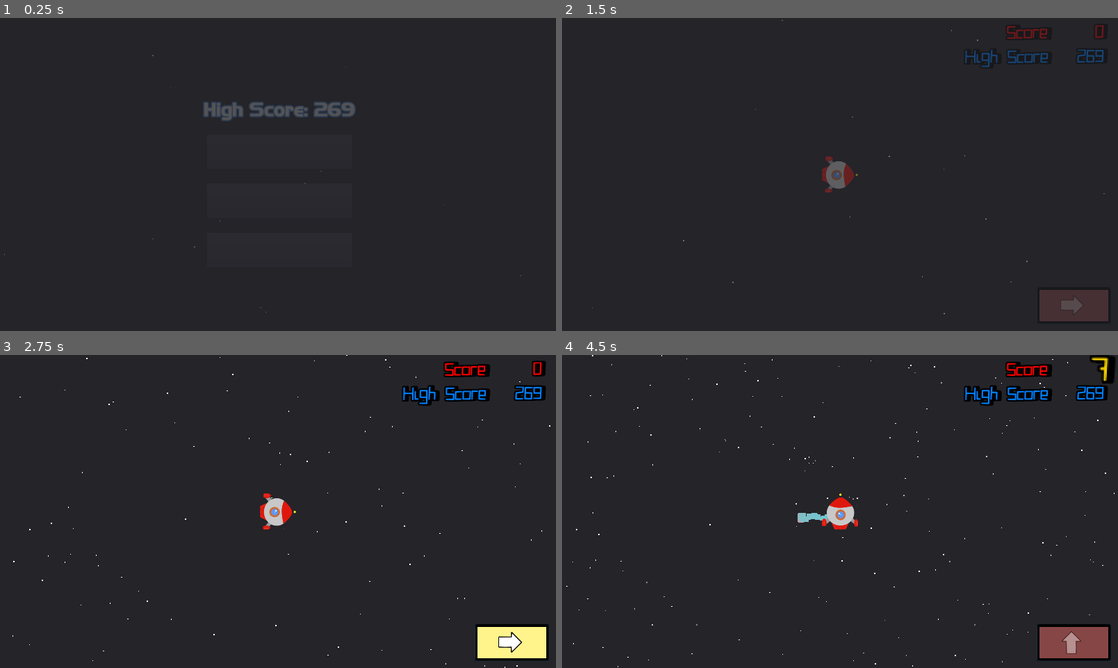
Above: before the commit, frames 1-4 (two rows, left to right).
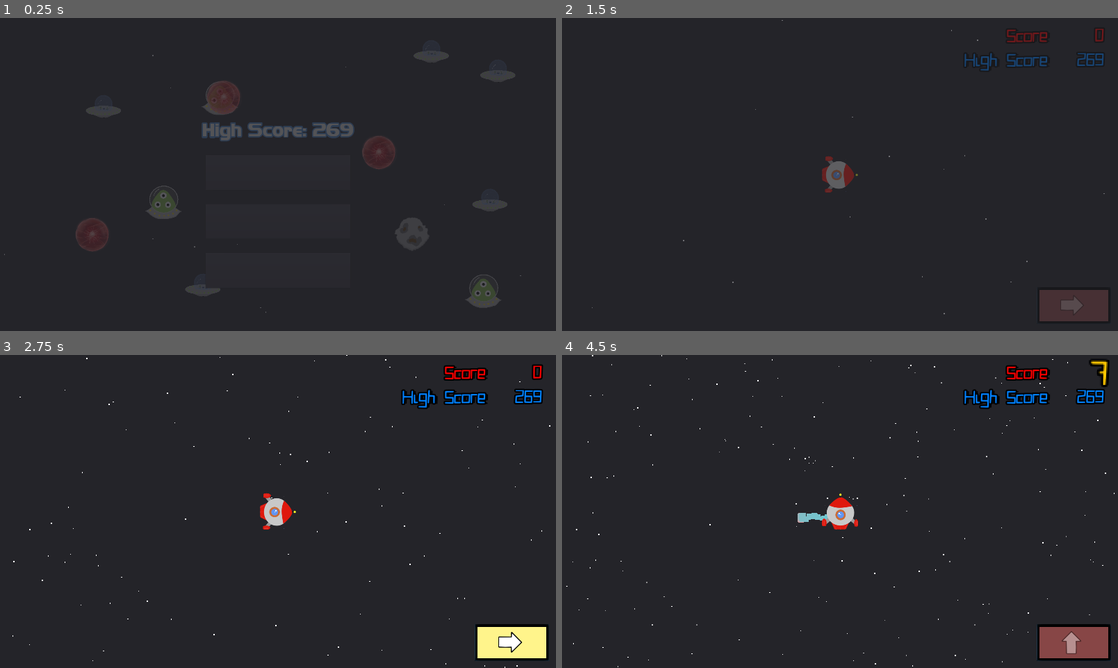
Above: after the commit, the same moments.

Repository: blongty/Meibossama
Game: Godot game, scene res://UI/Title/title.tscn
Same seed, same stepped clock (60 frames per second), same inputs: the game is played once before the commit and once after it.
Inputs (mouse positions are in pixels of both pictures, inside the frame that each line leads up to):
- Up to frame 1 (0.25 s): no input
- Up to frame 2 (1.5 s): click "Start" at 0.5 s; hold Right (ui_right) from 1.28 s (still down)
- Up to frame 3 (2.75 s): release Right (ui_right) at 2.03 s; hold Down (ui_down) from 2.03 s (still down)
- Up to frame 4 (4.5 s): release Down (ui_down) at 2.75 s; click (1073, 642) at 2.75 s; hold Right (ui_right) 3.53-4.28 s; tap Enter at 4.25 s; hold Up (ui_up) from 4.28 s (still down)

The runs differ from the first frame. In frame 1, 4.9% of the frame differs, in the area x 13-93%, y 9-93%; in frame 2, 0.7%; in frame 3, 1.3%; in frame 4, 1.5%.

Commit message:
Spiced up title screen, cool text effects on high score

Diff:
--- a/Characters/Player/Player.gd
+++ b/Characters/Player/Player.gd
@@ -44,8 +44,6 @@
 	init()
 
 func init(retry: bool = false):
-	print('retry %s' % retry)
-	print(particles)
 	pos = Vector2(0, 0)
 	alive = true
 	moving = false
@@ -64,7 +62,6 @@
 		death = death_scene.instance()
 		death.set_position(Vector2.ZERO)
 		add_child(death)
-		print(particles)
 
 	sprite.set_visible(true)
 
--- a/Environment/Enemy/Projectile.tscn
+++ b/Environment/Enemy/Projectile.tscn
@@ -43,7 +43,6 @@
 [node name="AnimatedSprite" type="AnimatedSprite" parent="."]
 frames = SubResource( 2 )
 animation = "ufo"
-frame = 1
 playing = true
 
 [node name="Despawn" type="Area2D" parent="AnimatedSprite"]
--- a/Levels/main.gd
+++ b/Levels/main.gd
@@ -58,7 +58,7 @@
 		_time = _time + delta
 		if get_score() != _prev_score:
 			emit_signal("score_changed", str(get_score()))
-			_prev_score == get_score()
+			_prev_score = get_score()
 
 		if !beat_high and get_score() > _highscore:
 			beat_high = true
@@ -80,6 +80,8 @@
 	player.init(true)
 	spawner.butcher()
 	UI.init()
+	UI.normal_score(0)
+	UI.normal_high(_highscore)
 	_time = 0
 	_prev_score = 0
 	_action_score = 0
@@ -94,6 +96,7 @@
 	# Checking
 	spawner.stop()
 	start_scoring(false)
+	UI.wave_score(get_score())
 	if get_score() > _highscore:
 		_highscore = get_score()
 		var highscore_file = File.new()
@@ -101,6 +104,7 @@
 		highscore_file.store_string(str(get_score()))
 		highscore_file.close()
 		UI.set_highscore(str(get_score()))
+		UI.wave_high(_highscore)
 
 #		game_over_screen.show_and_update(str(get_score()), str(get_score()))
 #	else:
--- a/UI/Gameplay/Score.gd
+++ b/UI/Gameplay/Score.gd
@@ -3,14 +3,22 @@
 export(NodePath) var anim_ref
 var anim : AnimationPlayer
 
+export(NodePath) var score_text_ref
+var score_text
+
 export(NodePath) var score_num_ref
 var score_num
+
+export(NodePath) var high_text_ref
+var high_text
 
 export(NodePath) var high_num_ref
 var high_num
 
 func _ready():
+	score_text = get_node(score_text_ref)
 	score_num = get_node(score_num_ref)
+	high_text = get_node(high_text_ref)
 	high_num = get_node(high_num_ref)
 	anim = get_node(anim_ref)
 
@@ -21,9 +29,27 @@
 	else:
 		if fancy:
 			anim.play('fancy high update')
-		high_num.set_text(score)
+		high_num.set_bbcode('[right]%s' % score)
 
-	score_num.set_text(score)
+	score_num.set_bbcode('[right]%s' % score)
 
 func set_high(i : String):
-	high_num.set_text(i)
+	high_num.set_bbcode('[right]%s' % i)
+
+func wave_score(s : String):
+	score_num.set_bbcode('[right][wave freq=20 amp=50]%s' % s)
+	score_text.set_bbcode('[right][wave freq=20 amp=50]Score')
+
+func wave_high(s : String):
+	high_num.set_bbcode('[right][wave freq=20 amp=50]%s' % s)
+	high_text.set_bbcode('[right][wave freq=20 amp=50]High Score')
+
+func normal_score(s:String):
+	print('normaling score')
+	score_num.set_bbcode('[right]%s' % s)
+	score_text.set_bbcode('[right]Score')
+
+func normal_high(s:String):
+	print('normaling high')
+	high_num.set_bbcode('[right]%s' % s)
+	high_text.set_bbcode('[right]High Score')
--- a/UI/Gameplay/Score.tscn
+++ b/UI/Gameplay/Score.tscn
@@ -1,7 +1,8 @@
-[gd_scene load_steps=6 format=2]
+[gd_scene load_steps=7 format=2]
 
 [ext_resource path="res://UI/Gameplay/Score.gd" type="Script" id=1]
 [ext_resource path="res://UI/Gameplay/QuirkyRobot.ttf" type="DynamicFontData" id=2]
+[ext_resource path="res://UI/wave.tres" type="RichTextEffect" id=3]
 
 [sub_resource type="DynamicFont" id=1]
 size = 80
@@ -9,67 +10,67 @@
 outline_color = Color( 0, 0, 0, 1 )
 font_data = ExtResource( 2 )
 
-[sub_resource type="Animation" id=3]
+[sub_resource type="Animation" id=2]
 resource_name = "fancy high update"
 length = 0.5
 tracks/0/type = "bezier"
-tracks/0/path = NodePath("High score/Score:custom_colors/font_color:r")
+tracks/0/path = NodePath("High score/Score:rect_scale:x")
 tracks/0/interp = 1
 tracks/0/loop_wrap = true
 tracks/0/imported = false
 tracks/0/enabled = true
 tracks/0/keys = {
-"points": PoolRealArray( 0.87451, -0.25, 0, 0.25, 0, 0, -0.25, 0, 0.25, 0 ),
+"points": PoolRealArray( 2, -0.25, 0, 0.25, 0, 1, -0.25, 0, 0.25, 0 ),
 "times": PoolRealArray( 0, 0.5 )
 }
 tracks/1/type = "bezier"
-tracks/1/path = NodePath("High score/Score:custom_colors/font_color:g")
+tracks/1/path = NodePath("High score/Score:rect_scale:y")
 tracks/1/interp = 1
 tracks/1/loop_wrap = true
 tracks/1/imported = false
 tracks/1/enabled = true
 tracks/1/keys = {
-"points": PoolRealArray( 1, -0.25, 0, 0.25, 0, 0.505882, -0.25, 0, 0.25, 0 ),
+"points": PoolRealArray( 2, -0.25, 0, 0.25, 0, 1, -0.25, 0, 0.25, 0 ),
 "times": PoolRealArray( 0, 0.5 )
 }
 tracks/2/type = "bezier"
-tracks/2/path = NodePath("High score/Score:custom_colors/font_color:b")
+tracks/2/path = NodePath("High score/Score:custom_colors/default_color:r")
 tracks/2/interp = 1
 tracks/2/loop_wrap = true
 tracks/2/imported = false
 tracks/2/enabled = true
 tracks/2/keys = {
-"points": PoolRealArray( 0, -0.25, 0, 0.25, 0, 1, -0.25, 0, 0.25, 0 ),
+"points": PoolRealArray( 1, -0.25, 0, 0.25, 0, 0, -0.25, 0, 0.25, 0 ),
 "times": PoolRealArray( 0, 0.5 )
 }
 tracks/3/type = "bezier"
-tracks/3/path = NodePath("High score/Score:custom_colors/font_color:a")
+tracks/3/path = NodePath("High score/Score:custom_colors/default_color:g")
 tracks/3/interp = 1
 tracks/3/loop_wrap = true
 tracks/3/imported = false
 tracks/3/enabled = true
 tracks/3/keys = {
-"points": PoolRealArray( 1, -0.25, 0, 0.25, 0, 1, -0.25, 0, 0.25, 0 ),
+"points": PoolRealArray( 0.984314, -0.25, 0, 0.25, 0, 0.505882, -0.25, 0, 0.25, 0 ),
 "times": PoolRealArray( 0, 0.5 )
 }
 tracks/4/type = "bezier"
-tracks/4/path = NodePath("High score/Score:rect_scale:x")
+tracks/4/path = NodePath("High score/Score:custom_colors/default_color:b")
 tracks/4/interp = 1
 tracks/4/loop_wrap = true
 tracks/4/imported = false
 tracks/4/enabled = true
 tracks/4/keys = {
-"points": PoolRealArray( 2, -0.25, 0, 0.25, 0, 1, -0.25, 0, 0.25, 0 ),
+"points": PoolRealArray( 0, -0.25, 0, 0.25, 0, 1, -0.25, 0, 0.25, 0 ),
 "times": PoolRealArray( 0, 0.5 )
 }
 tracks/5/type = "bezier"
-tracks/5/path = NodePath("High score/Score:rect_scale:y")
+tracks/5/path = NodePath("High score/Score:custom_colors/default_color:a")
 tracks/5/interp = 1
 tracks/5/loop_wrap = true
 tracks/5/imported = false
 tracks/5/enabled = true
 tracks/5/keys = {
-"points": PoolRealArray( 2, -0.25, 0, 0.25, 0, 1, -0.25, 0, 0.25, 0 ),
+"points": PoolRealArray( 1, -0.25, 0, 0.25, 0, 1, -0.25, 0, 0.25, 0 ),
 "times": PoolRealArray( 0, 0.5 )
 }
 tracks/6/type = "bezier"
@@ -93,37 +94,37 @@
 "times": PoolRealArray( 0, 0.5 )
 }
 tracks/8/type = "bezier"
-tracks/8/path = NodePath("Score/Score:custom_colors/font_color:r")
+tracks/8/path = NodePath("Score/Score:custom_colors/default_color:r")
 tracks/8/interp = 1
 tracks/8/loop_wrap = true
 tracks/8/imported = false
 tracks/8/enabled = true
 tracks/8/keys = {
-"points": PoolRealArray( 0.968627, -0.25, 0, 0.25, 0, 1, -0.25, 0, 0.25, 0 ),
+"points": PoolRealArray( 1, -0.25, 0, 0.25, 0, 1, -0.25, 0, 0.25, 0 ),
 "times": PoolRealArray( 0, 0.5 )
 }
 tracks/9/type = "bezier"
-tracks/9/path = NodePath("Score/Score:custom_colors/font_color:g")
+tracks/9/path = NodePath("Score/Score:custom_colors/default_color:g")
 tracks/9/interp = 1
 tracks/9/loop_wrap = true
 tracks/9/imported = false
 tracks/9/enabled = true
 tracks/9/keys = {
-"points": PoolRealArray( 1, -0.25, 0, 0.25, 0, 0, -0.25, 0, 0.25, 0 ),
+"points": PoolRealArray( 0.984314, -0.25, 0, 0.25, 0, 0, -0.25, 0, 0.25, 0 ),
 "times": PoolRealArray( 0, 0.5 )
 }
 tracks/10/type = "bezier"
-tracks/10/path = NodePath("Score/Score:custom_colors/font_color:b")
+tracks/10/path = NodePath("Score/Score:custom_colors/default_color:b")
 tracks/10/interp = 1
 tracks/10/loop_wrap = true
 tracks/10/imported = false
 tracks/10/enabled = true
 tracks/10/keys = {
-"points": PoolRealArray( 0.0470588, -0.25, 0, 0.25, 0, 0, -0.25, 0, 0.25, 0 ),
+"points": PoolRealArray( 0, -0.25, 0, 0.25, 0, 0, -0.25, 0, 0.25, 0 ),
 "times": PoolRealArray( 0, 0.5 )
 }
 tracks/11/type = "bezier"
-tracks/11/path = NodePath("Score/Score:custom_colors/font_color:a")
+tracks/11/path = NodePath("Score/Score:custom_colors/default_color:a")
 tracks/11/interp = 1
 tracks/11/loop_wrap = true
 tracks/11/imported = false
@@ -133,67 +134,66 @@
 "times": PoolRealArray( 0, 0.5 )
 }
 
-[sub_resource type="Animation" id=2]
-resource_name = "fancy score update"
+[sub_resource type="Animation" id=3]
 length = 0.5
 tracks/0/type = "bezier"
-tracks/0/path = NodePath("Score/Score:rect_scale:x")
+tracks/0/path = NodePath("Score/Score:custom_colors/default_color:r")
 tracks/0/interp = 1
 tracks/0/loop_wrap = true
 tracks/0/imported = false
 tracks/0/enabled = true
 tracks/0/keys = {
-"points": PoolRealArray( 2, -0.25, 0, 0.25, 0, 1, -0.25, 0, 0.25, 0 ),
+"points": PoolRealArray( 1, -0.25, 0, 0.25, 0, 1, -0.25, 0, 0.25, 0 ),
 "times": PoolRealArray( 0, 0.5 )
 }
 tracks/1/type = "bezier"
-tracks/1/path = NodePath("Score/Score:rect_scale:y")
+tracks/1/path = NodePath("Score/Score:custom_colors/default_color:g")
 tracks/1/interp = 1
 tracks/1/loop_wrap = true
 tracks/1/imported = false
 tracks/1/enabled = true
 tracks/1/keys = {
-"points": PoolRealArray( 2, -0.25, 0, 0.25, 0, 1, -0.25, 0, 0.25, 0 ),
+"points": PoolRealArray( 0.984314, -0.25, 0, 0.25, 0, 0, -0.25, 0, 0.25, 0 ),
 "times": PoolRealArray( 0, 0.5 )
 }
 tracks/2/type = "bezier"
-tracks/2/path = NodePath("Score/Score:custom_colors/font_color:r")
+tracks/2/path = NodePath("Score/Score:custom_colors/default_color:b")
 tracks/2/interp = 1
 tracks/2/loop_wrap = true
 tracks/2/imported = false
 tracks/2/enabled = true
 tracks/2/keys = {
-"points": PoolRealArray( 0.921569, -0.25, 0, 0.25, 0, 1, -0.25, 0, 0.25, 0 ),
+"points": PoolRealArray( 0, -0.25, 0, 0.25, 0, 0, -0.25, 0, 0.25, 0 ),
 "times": PoolRealArray( 0, 0.5 )
 }
 tracks/3/type = "bezier"
-tracks/3/path = NodePath("Score/Score:custom_colors/font_color:g")
+tracks/3/path = NodePath("Score/Score:custom_colors/default_color:a")
 tracks/3/interp = 1
 tracks/3/loop_wrap = true
 tracks/3/imported = false
 tracks/3/enabled = true
 tracks/3/keys = {
-"points": PoolRealArray( 1, -0.25, 0, 0.25, 0, 0, -0.25, 0, 0.25, 0 ),
+"points": PoolRealArray( 1, -0.25, 0, 0.25, 0, 1, -0.25, 0, 0.25, 0 ),
 "times": PoolRealArray( 0, 0.5 )
 }
 tracks/4/type = "bezier"
-tracks/4/path = NodePath("Score/Score:custom_colors/font_color:b")
+tracks/4/path = NodePath("Score/Score:rect_scale:x")
 tracks/4/interp = 1
 tracks/4/loop_wrap = true
 tracks/4/imported = false
 tracks/4/enabled = true
 tracks/4/keys = {
-"points": PoolRealArray( 0, -0.25, 0, 0.25, 0, 0, -0.25, 0, 0.25, 0 ),
+"points": PoolRealArray( 2, -0.25, 0, 0.25, 0, 1, -0.25, 0, 0.25, 0 ),
 "times": PoolRealArray( 0, 0.5 )
 }
 tracks/5/type = "bezier"
-tracks/5/path = NodePath("Score/Score:custom_colors/font_color:a")
+tracks/5/path = NodePath("Score/Score:rect_scale:y")
 tracks/5/interp = 1
 tracks/5/loop_wrap = true
 tracks/5/imported = false
 tracks/5/enabled = true
 tracks/5/keys = {
-"points": PoolRealArray( 1, -0.25, 0, 0.25, 0, 1, -0.25, 0, 0.25, 0 ),
+"points": PoolRealArray( 2, -0.25, 0, 0.25, 0, 1, -0.25, 0, 0.25, 0 ),
 "times": PoolRealArray( 0, 0.5 )
 }
 
@@ -205,82 +205,83 @@
 "_edit_use_anchors_": false
 }
 anim_ref = NodePath("AnimationPlayer")
+score_text_ref = NodePath("Score/Text")
 score_num_ref = NodePath("Score/Score")
+high_text_ref = NodePath("High score/Text")
 high_num_ref = NodePath("High score/Score")
 
 [node name="Score" type="HBoxContainer" parent="."]
 margin_right = 546.0
 margin_bottom = 80.0
 
-[node name="Text" type="Label" parent="Score"]
+[node name="Text" type="RichTextLabel" parent="Score"]
 margin_right = 350.0
 margin_bottom = 80.0
 rect_min_size = Vector2( 350, 80 )
-custom_fonts/font = SubResource( 1 )
-custom_colors/font_color = Color( 1, 0, 0, 1 )
+rect_clip_content = false
+custom_fonts/normal_font = SubResource( 1 )
+custom_colors/default_color = Color( 1, 0, 0, 1 )
 custom_colors/font_color_shadow = Color( 0, 0, 0, 1 )
 custom_constants/shadow_offset_x = 10
+bbcode_enabled = true
+bbcode_text = "[right]Score"
 text = "Score"
-align = 2
-valign = 1
-__meta__ = {
-"_edit_use_anchors_": false
-}
-
-[node name="Score" type="Label" parent="Score"]
+scroll_active = false
+
+[node name="Score" type="RichTextLabel" parent="Score"]
 margin_left = 354.0
 margin_right = 546.0
 margin_bottom = 80.0
 rect_min_size = Vector2( 192, 80 )
 rect_pivot_offset = Vector2( 176, 20 )
-custom_fonts/font = SubResource( 1 )
-custom_colors/font_color = Color( 1, 0, 0, 1 )
-custom_colors/font_color_shadow = Color( 0, 0, 0, 1 )
-custom_constants/shadow_offset_x = 10
+rect_clip_content = false
+size_flags_stretch_ratio = 0.0
+custom_fonts/normal_font = SubResource( 1 )
+custom_colors/default_color = Color( 1, 0, 0, 1 )
+custom_colors/font_color_shadow = Color( 0, 0, 0, 1 )
+custom_constants/shadow_offset_x = 0
+bbcode_enabled = true
+bbcode_text = "[right]0"
 text = "0"
-align = 2
-valign = 1
-__meta__ = {
-"_edit_use_anchors_": false
-}
+scroll_active = false
+custom_effects = [ ExtResource( 3 ) ]
 
 [node name="High score" type="HBoxContainer" parent="."]
 margin_top = 84.0
 margin_right = 546.0
 margin_bottom = 164.0
 
-[node name="Text" type="Label" parent="High score"]
+[node name="Text" type="RichTextLabel" parent="High score"]
 margin_right = 350.0
 margin_bottom = 80.0
 rect_min_size = Vector2( 350, 80 )
-custom_fonts/font = SubResource( 1 )
-custom_colors/font_color = Color( 0, 0.505882, 1, 1 )
+rect_clip_content = false
+custom_fonts/normal_font = SubResource( 1 )
+custom_colors/default_color = Color( 0, 0.505882, 1, 1 )
 custom_colors/font_color_shadow = Color( 0, 0, 0, 1 )
 custom_constants/shadow_offset_x = 10
+bbcode_enabled = true
+bbcode_text = "[right]High Score"
 text = "High Score"
-align = 2
-valign = 1
-__meta__ = {
-"_edit_use_anchors_": false
-}
-
-[node name="Score" type="Label" parent="High score"]
+scroll_active = false
+
+[node name="Score" type="RichTextLabel" parent="High score"]
 margin_left = 354.0
 margin_right = 546.0
 margin_bottom = 80.0
 rect_min_size = Vector2( 192, 80 )
 rect_pivot_offset = Vector2( 176, 20 )
-custom_fonts/font = SubResource( 1 )
-custom_colors/font_color = Color( 0, 0.505882, 1, 1 )
-custom_colors/font_color_shadow = Color( 0, 0, 0, 1 )
-custom_constants/shadow_offset_x = 10
+rect_clip_content = false
+size_flags_stretch_ratio = 0.0
+custom_fonts/normal_font = SubResource( 1 )
+custom_colors/default_color = Color( 0, 0.505882, 1, 1 )
+custom_colors/font_color_shadow = Color( 0, 0, 0, 1 )
+custom_constants/shadow_offset_x = 0
+bbcode_enabled = true
+bbcode_text = "[right]0"
 text = "0"
-align = 2
-valign = 1
-__meta__ = {
-"_edit_use_anchors_": false
-}
+scroll_active = false
 
 [node name="AnimationPlayer" type="AnimationPlayer" parent="."]
-"anims/fancy high update" = SubResource( 3 )
-"anims/fancy score update" = SubResource( 2 )
+"anims/fancy high update" = SubResource( 2 )
+"anims/fancy score update" = SubResource( 3 )
--- a/UI/Gameplay/UI.gd
+++ b/UI/Gameplay/UI.gd
@@ -18,6 +18,7 @@
 
 func _on_player_destroyed():
 	button.enable(false)
+	score_display.wave_score()
 
 func button_enable(b:bool):
 	button.enable(b)
@@ -36,3 +37,15 @@
 
 func _on_legal_action_button_pressed():
 	emit_signal("action_button_pressed")
+
+func wave_high(s):
+	_score_display.wave_high(str(s))
+
+func wave_score(s):
+	_score_display.wave_score(str(s))
+
+func normal_score(s):
+	_score_display.normal_score(str(s))
+
+func normal_high(s):
+	_score_display.normal_high(str(s))
--- a/UI/Gameplay/UI.tscn
+++ b/UI/Gameplay/UI.tscn
@@ -42,13 +42,13 @@
 margin_left = -594.0
 margin_bottom = 200.0
 custom_constants/margin_right = 48
-custom_constants/margin_top = 24
+custom_constants/margin_top = 36
 __meta__ = {
 "_edit_use_anchors_": false
 }
 
 [node name="Score Display" parent="MarginContainer" instance=ExtResource( 3 )]
-margin_top = 24.0
+margin_top = 36.0
 margin_right = 546.0
 margin_bottom = 200.0
 [connection signal="legal_action_button_pressed" from="MarginContainer2/Button" to="." method="_on_legal_action_button_pressed"]
--- /dev/null
+++ b/UI/Title/Projectile_menu.gd
@@ -0,0 +1,18 @@
+extends RigidBody2D
+
+export(NodePath) var anim_sprite_ref
+onready var anim_sprite = get_node(anim_sprite_ref)
+
+export(float) var speed = 80
+# Called when the node enters the scene tree for the first time.
+func _ready():
+	randomize()
+	var frames = anim_sprite.get_sprite_frames()
+	var anim_name = frames.get_animation_names()[randi() % frames.get_animation_names().size()]
+
+	anim_sprite.play(anim_name)
+
+	var angle = rand_range(0, 360)
+	var dir = Vector2(cos(angle), sin(angle))
+
+	apply_impulse(Vector2.ZERO, Vector2(dir.x*speed, dir.y*speed))
--- /dev/null
+++ b/UI/Title/Projectile_menu.tscn
@@ -0,0 +1,60 @@
+[gd_scene load_steps=13 format=2]
+
+[ext_resource path="res://Art/energy ball anima/000.png" type="Texture" id=1]
+[ext_resource path="res://Art/energy ball anima/001.png" type="Texture" id=2]
+[ext_resource path="res://UI/Title/Projectile_menu.gd" type="Script" id=3]
+[ext_resource path="res://Art/green alien anima/000.png" type="Texture" id=4]
+[ext_resource path="res://Art/meteorite anima/000.png" type="Texture" id=5]
+[ext_resource path="res://Art/meteorite anima/001.png" type="Texture" id=6]
+[ext_resource path="res://Art/alienspaceship anima/001.png" type="Texture" id=7]
+[ext_resource path="res://Art/green alien anima/001.png" type="Texture" id=8]
+[ext_resource path="res://Art/alienspaceship anima/000.png" type="Texture" id=9]
+
+[sub_resource type="PhysicsMaterial" id=3]
+friction = 0.0
+bounce = 1.0
+
+[sub_resource type="CircleShape2D" id=1]
+radius = 48.0
+
+[sub_resource type="SpriteFrames" id=2]
+animations = [ {
+"frames": [ ExtResource( 1 ), ExtResource( 2 ) ],
+"loop": true,
+"name": "energy",
+"speed": 2.0
+}, {
+"frames": [ ExtResource( 9 ), ExtResource( 7 ) ],
+"loop": true,
+"name": "ufo",
+"speed": 2.0
+}, {
+"frames": [ ExtResource( 5 ), ExtResource( 6 ) ],
+"loop": true,
+"name": "meteor",
+"speed": 2.0
+}, {
+"frames": [ ExtResource( 4 ), ExtResource( 8 ) ],
+"loop": true,
+"name": "alien",
+"speed": 2.0
+} ]
+
+[node name="Projectile_menu" type="RigidBody2D"]
+collision_mask = 2
+mode = 2
+physics_material_override = SubResource( 3 )
+gravity_scale = 0.0
+linear_damp = 0.0
+angular_damp = 0.0
+script = ExtResource( 3 )
+anim_sprite_ref = NodePath("AnimatedSprite")
+speed = 160.0
+
+[node name="CollisionShape2D" type="CollisionShape2D" parent="."]
+shape = SubResource( 1 )
+
+[node name="AnimatedSprite" type="AnimatedSprite" parent="."]
+frames = SubResource( 2 )
+animation = "alien"
+playing = true
--- a/UI/Title/title.tscn
+++ b/UI/Title/title.tscn
@@ -9,6 +9,17 @@
 [ext_resource path="res://Music/main_theme.wav" type="AudioStream" id=7]
 [ext_resource path="res://UI/fade.tscn" type="PackedScene" id=8]
 [ext_resource path="res://Art/help.png" type="Texture" id=9]
+[ext_resource path="res://UI/Title/Projectile_menu.tscn" type="PackedScene" id=10]
+
+[sub_resource type="PhysicsMaterial" id=5]
+friction = 0.0
+bounce = 1.0
+
+[sub_resource type="RectangleShape2D" id=3]
+extents = Vector2( 960, 10 )
+
+[sub_resource type="RectangleShape2D" id=4]
+extents = Vector2( 10, 540 )
 
 [sub_resource type="DynamicFont" id=1]
 size = 128
@@ -43,23 +54,93 @@
 [node name="Ambient Stars" parent="Panel" instance=ExtResource( 5 )]
 position = Vector2( 960, 540 )
 
+[node name="Node2D" type="Node2D" parent="Panel"]
+
+[node name="RigidBody2D" type="StaticBody2D" parent="Panel/Node2D"]
+position = Vector2( 960, 0 )
+collision_layer = 2
+physics_material_override = SubResource( 5 )
+
+[node name="CollisionShape2D" type="CollisionShape2D" parent="Panel/Node2D/RigidBody2D"]
+shape = SubResource( 3 )
+
+[node name="RigidBody2D3" type="StaticBody2D" parent="Panel/Node2D"]
+position = Vector2( 0, 1080 )
+collision_layer = 2
+physics_material_override = SubResource( 5 )
+
+[node name="CollisionShape2D" type="CollisionShape2D" parent="Panel/Node2D/RigidBody2D3"]
+position = Vector2( 960, 0 )
+shape = SubResource( 3 )
+
+[node name="RigidBody2D2" type="StaticBody2D" parent="Panel/Node2D"]
+position = Vector2( 1920, 540 )
+collision_layer = 2
+physics_material_override = SubResource( 5 )
+
+[node name="CollisionShape2D4" type="CollisionShape2D" parent="Panel/Node2D/RigidBody2D2"]
+shape = SubResource( 4 )
+
+[node name="RigidBody2D4" type="StaticBody2D" parent="Panel/Node2D"]
+position = Vector2( 0, 540 )
+collision_layer = 2
+physics_material_override = SubResource( 5 )
+
+[node name="CollisionShape2D4" type="CollisionShape2D" parent="Panel/Node2D/RigidBody2D4"]
+shape = SubResource( 4 )
+
+[node name="Projectile_menu" parent="Panel/Node2D" instance=ExtResource( 10 )]
+position = Vector2( 330.701, 273.168 )
+
+[node name="Projectile_menu11" parent="Panel/Node2D" instance=ExtResource( 10 )]
+position = Vector2( 600.314, 645.895 )
+
+[node name="Projectile_menu9" parent="Panel/Node2D" instance=ExtResource( 10 )]
+position = Vector2( 769.518, 312.412 )
+
+[node name="Projectile_menu10" parent="Panel/Node2D" instance=ExtResource( 10 )]
+position = Vector2( 769.518, 312.412 )
+
+[node name="Projectile_menu12" parent="Panel/Node2D" instance=ExtResource( 10 )]
+position = Vector2( 1309.68, 502.427 )
+
+[node name="Projectile_menu3" parent="Panel/Node2D" instance=ExtResource( 10 )]
+position = Vector2( 1452.4, 108.894 )
+
+[node name="Projectile_menu6" parent="Panel/Node2D" instance=ExtResource( 10 )]
+position = Vector2( 1687.16, 909.255 )
+
+[node name="Projectile_menu4" parent="Panel/Node2D" instance=ExtResource( 10 )]
+position = Vector2( 281.455, 751.659 )
+
+[node name="Projectile_menu13" parent="Panel/Node2D" instance=ExtResource( 10 )]
+position = Vector2( 1721.33, 213.767 )
+
+[node name="Projectile_menu18" parent="Panel/Node2D" instance=ExtResource( 10 )]
+position = Vector2( 712.967, 950.934 )
+
+[node name="Projectile_menu14" parent="Panel/Node2D" instance=ExtResource( 10 )]
+position = Vector2( 1436.65, 778.629 )
+
+[node name="Projectile_menu15" parent="Panel/Node2D" instance=ExtResource( 10 )]
+position = Vector2( 1695.86, 585.347 )
+
 [node name="HBoxContainer" type="HBoxContainer" parent="Panel"]
-anchor_right = 1.0
-anchor_bottom = 1.0
-margin_left = 3.5636
-margin_top = 1.7818
-margin_right = 3.5636
-margin_bottom = 1.78174
+anchor_left = 0.5
+anchor_right = 0.5
+anchor_bottom = 1.0
+margin_left = -479.5
+margin_right = 479.5
 custom_constants/separation = 128
 alignment = 1
 __meta__ = {
+"_edit_lock_": true,
 "_edit_use_anchors_": false
 }
 
 [node name="VBoxContainer" type="VBoxContainer" parent="Panel/HBoxContainer"]
-margin_left = 480.0
-margin_right = 1439.0
-margin_bottom = 1079.0
+margin_right = 959.0
+margin_bottom = 1080.0
 custom_constants/separation = 50
 alignment = 1
 __meta__ = {
@@ -67,19 +148,39 @@
 }
 
 [node name="Title" type="Label" parent="Panel/HBoxContainer/VBoxContainer"]
-margin_top = 148.0
-margin_right = 959.0
-margin_bottom = 293.0
+visible = false
+margin_top = 50.0
+margin_right = 959.0
+margin_bottom = 195.0
 theme = ExtResource( 3 )
 custom_fonts/font = SubResource( 1 )
 custom_colors/font_color = Color( 0.972549, 0.972549, 0.972549, 1 )
 custom_colors/font_color_shadow = Color( 0, 0, 0, 1 )
 text = "Galatic Distancing"
 
+[node name="Title2" type="RichTextLabel" parent="Panel/HBoxContainer/VBoxContainer"]
+margin_top = 148.0
+margin_right = 959.0
+margin_bottom = 294.0
+rect_min_size = Vector2( 959, 145 )
+mouse_filter = 2
+size_flags_vertical = 4
+theme = ExtResource( 3 )
+custom_fonts/normal_font = SubResource( 1 )
+custom_colors/font_color_shadow = Color( 0, 0, 0, 1 )
+bbcode_enabled = true
+bbcode_text = "[tornado freq=.8 radius=5]Galatic Distancing"
+text = "Galatic Distancing"
+fit_content_height = true
+scroll_active = false
+__meta__ = {
+"_editor_description_": ""
+}
+
 [node name="High Score" type="Label" parent="Panel/HBoxContainer/VBoxContainer"]
-margin_top = 343.0
-margin_right = 959.0
-margin_bottom = 421.0
+margin_top = 344.0
+margin_right = 959.0
+margin_bottom = 422.0
 theme = ExtResource( 3 )
 custom_fonts/font = SubResource( 2 )
 custom_colors/font_color = Color( 0.972549, 0.972549, 0.972549, 1 )
@@ -88,31 +189,31 @@
 custom_constants/line_spacing = 0
 custom_constants/shadow_offset_y = 0
 custom_constants/shadow_as_outline = 0
-text = "High Score: "
+text = "High Score: 0"
 align = 1
 
 [node name="Start" parent="Panel/HBoxContainer/VBoxContainer" instance=ExtResource( 2 )]
 margin_left = 229.0
-margin_top = 471.0
+margin_top = 472.0
 margin_right = 729.0
-margin_bottom = 591.0
+margin_bottom = 592.0
 size_flags_horizontal = 4
 custom_colors/font_color = Color( 1, 1, 1, 1 )
 
 [node name="Help" parent="Panel/HBoxContainer/VBoxContainer" instance=ExtResource( 2 )]
 margin_left = 229.0
-margin_top = 641.0
+margin_top = 642.0
 margin_right = 729.0
-margin_bottom = 761.0
+margin_bottom = 762.0
 size_flags_horizontal = 4
 custom_colors/font_color = Color( 1, 1, 1, 1 )
 text = "Help"
 
 [node name="Quit" parent="Panel/HBoxContainer/VBoxContainer" instance=ExtResource( 2 )]
 margin_left = 229.0
-margin_top = 811.0
+margin_top = 812.0
 margin_right = 729.0
-margin_bottom = 931.0
+margin_bottom = 932.0
 size_flags_horizontal = 4
 custom_colors/font_color = Color( 1, 1, 1, 1 )
 text = "Quit"
@@ -123,6 +224,8 @@
 bus = "Music"
 
 [node name="FadeTransition" parent="." instance=ExtResource( 8 )]
+margin_top = -1.33484
+margin_bottom = -1.33484
 
 [node name="Help" type="Control" parent="."]
 visible = false
--- /dev/null
+++ b/UI/wave.tres
@@ -0,0 +1,3 @@
+[gd_resource type="RichTextEffect" format=2]
+
+[resource]
Not shown: 1 places in UI/Title/title.tscn that only renumber resources
Binary file added: UI/spawn_mask.png
Not shown, added: UI/spawn_mask.png.import
